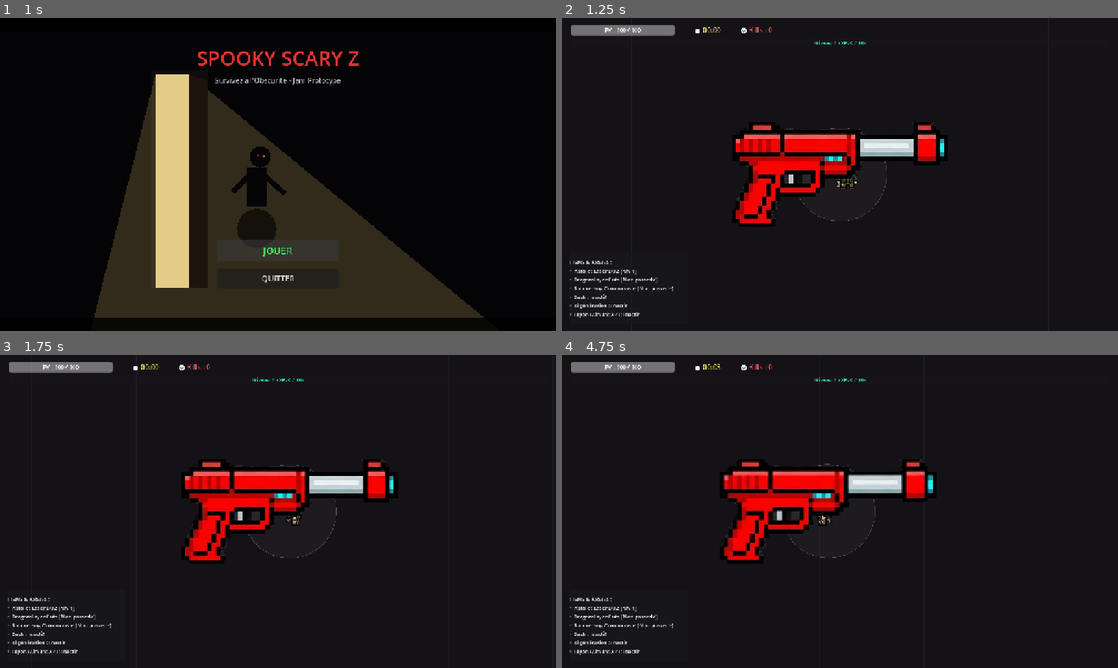
Above: before the commit, frames 1-4 (two rows, left to right).
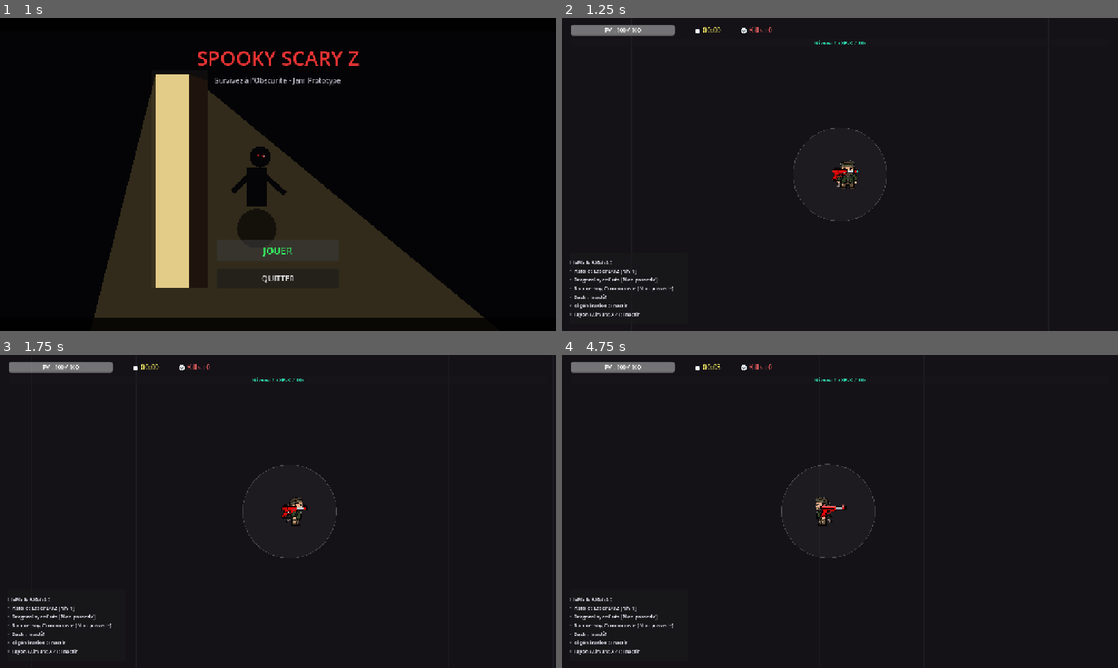
Above: after the commit, the same moments.

Repository: Silasdef/Spooky-Scary-Z
Game: Godot game, scene res://scenes/Menu/MainMenu.tscn
Same seed, same stepped clock (60 frames per second), same inputs: the game is played once before the commit and once after it. Sound files missing from this copy of the repository are replaced by a short silence.
Inputs:
- Up to frame 1 (1 s): click "JOUER" at 0.5 s
- Up to frame 2 (1.25 s): no input
- Up to frame 3 (1.75 s): tap Enter at 1.25 s; hold Right (move_right) from 1.28 s (still down); tap Space (dash) at 1.35 s
- Up to frame 4 (4.75 s): release Right (move_right) at 2.03 s; hold Down (move_down) 2.03-2.78 s; tap one key every 0.75 s from 2.1 s: E (interact) Q Z Shift; hold Right (move_right) 2.78-3.53 s; hold Up (move_up) 3.53-4.28 s; hold Left (move_left) from 4.28 s (still down)

Frame 1 is identical in both runs. In frame 2, 4.9% of the frame differs, in the area x 31-69%, y 33-66%; in frame 3, 4.9%; in frame 4, 5.0%, in the area x 29-67%, y 34-66%.

Commit message:
balance(weapons): nerf laser gun damage, fire interval and projectile speed
- Removed any heat / overheating mechanics
- Increased fire_interval from 0.55s to 1.15s to reduce firing cadence
- Lowered base_damage from 35.0 to 14.0 to prevent instant horde clears
- Reduced projectile speed significantly from 850.0 to 380.0 px/s
- Exposed base_damage, fire_interval, projectile_speed via @export variables

Diff:
--- a/scripts/Weapons/LaserGun.gd
+++ b/scripts/Weapons/LaserGun.gd
@@ -9,12 +9,13 @@
 const PROJECTILE_SCENE_PATH: String = "res://scenes/Weapons/LaserProjectile.tscn"
 
 # ==============================================================================
-# ÉQUILIBRAGE JAM (Pistolet Laser Type BO2)
+# ÉQUILIBRAGE JAM (Pistolet Laser Type BO2 - Nerfé)
 # ==============================================================================
 @export_group("Equilibrage Pistolet Laser")
-@export var base_damage: float = 35.0          ## Dégâts de base par tir laser
-@export var fire_interval: float = 0.55        ## Intervalle de tir en secondes (cadence)
-@export var detection_range: float = 480.0     ## Portée de détection de l'ennemi le plus proche
+@export var base_damage: float = 14.0          ## Dégâts de base réduits (nerf)
+@export var fire_interval: float = 1.15        ## Délai augmenté entre chaque tir (cadence ralentie)
+@export var projectile_speed: float = 380.0    ## Vitesse ralentie du projectile laser (px/s)
+@export var detection_range: float = 450.0     ## Portée de détection de l'ennemi le plus proche
 @export var weapon_level: int = 1              ## Niveau d'amélioration de l'arme
 
 # Synergie passive
@@ -32,6 +33,8 @@
 
 	if ResourceLoader.exists(SPRITE_PATH):
 		sprite.texture = load(SPRITE_PATH)
+		sprite.scale = Vector2(0.12, 0.12)
+		sprite.offset = Vector2(80, 0)
 	else:
 		queue_redraw()
 
@@ -84,18 +87,19 @@
 
 	var dir = (target.global_position - global_position).normalized()
 	rotation = dir.angle()
+	sprite.flip_v = (dir.x < 0)
 
 	var proj = projectile_scene.instantiate() as LaserProjectile
 	get_tree().current_scene.add_child(proj)
 
-	var dmg_mult = 1.0 + (weapon_level - 1) * 0.25
+	var dmg_mult = (base_damage / 14.0) * (1.0 + (weapon_level - 1) * 0.25)
 	var extra_pierce = 0
 
 	if has_dash_synergy:
 		dmg_mult *= 1.35
 		extra_pierce = 2
 
-	proj.setup(global_position + dir * 16.0, dir, dmg_mult, extra_pierce)
+	proj.setup(global_position + dir * 16.0, dir, dmg_mult, extra_pierce, projectile_speed, base_damage)
 
 	if audio_player.stream != null:
 		audio_player.play()
--- a/scripts/Weapons/LaserProjectile.gd
+++ b/scripts/Weapons/LaserProjectile.gd
@@ -8,13 +8,13 @@
 const AUDIO_IMPACT_PATH: String = "res://assets/audio/laser_hit.wav"
 
 # ==============================================================================
-# ÉQUILIBRAGE JAM (Projectile Laser BO2)
+# ÉQUILIBRAGE JAM (Projectile Laser BO2 - Nerfé)
 # ==============================================================================
 @export_group("Equilibrage Laser")
-@export var speed: float = 850.0             ## Vitesse du projectile laser (px/s)
-@export var damage: float = 35.0             ## Dégâts infligés aux ennemis
+@export var speed: float = 380.0             ## Vitesse ralentie du projectile laser (px/s)
+@export var damage: float = 14.0             ## Dégâts réduits infligés aux ennemis (nerf)
 @export var pierce_count: int = 1            ## Nombre d'ennemis traversés avant disparition
-@export var lifetime: float = 2.0            ## Durée de vie maximale en secondes
+@export var lifetime: float = 2.5            ## Durée de vie maximale en secondes
 
 # La couleur verte est explicitement exigée pour le feeling Ray Gun BO2
 @export var laser_color: Color = Color(0.1, 1.0, 0.2, 1.0) ## Vert néon Ray Gun
@@ -34,6 +34,7 @@
 
 	if ResourceLoader.exists(SPRITE_PATH):
 		sprite.texture = load(SPRITE_PATH)
+		sprite.scale = Vector2(1.0, 1.0)
 	else:
 		queue_redraw()
 
@@ -56,10 +57,15 @@
 	global_position += direction * speed * delta
 	rotation = direction.angle()
 
-func setup(start_pos: Vector2, target_dir: Vector2, dmg_multiplier: float = 1.0, extra_pierce: int = 0) -> void:
+func setup(start_pos: Vector2, target_dir: Vector2, dmg_multiplier: float = 1.0, extra_pierce: int = 0, custom_speed: float = -1.0, custom_dmg: float = -1.0) -> void:
 	global_position = start_pos
 	direction = target_dir.normalized()
-	damage *= dmg_multiplier
+	if custom_speed > 0.0:
+		speed = custom_speed
+	if custom_dmg > 0.0:
+		damage = custom_dmg * dmg_multiplier
+	else:
+		damage *= dmg_multiplier
 	pierce_count += extra_pierce
 	rotation = direction.angle()
 
